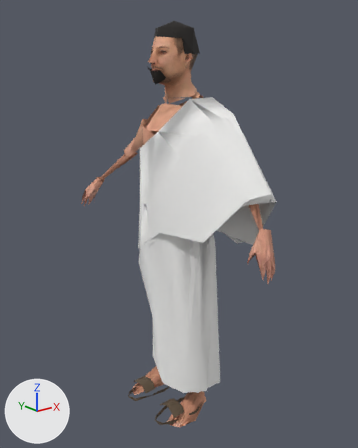
The glTF model src/VRHaji.Web/wwwroot/assets/characters/crowd/man-far.glb, before and after one commit.
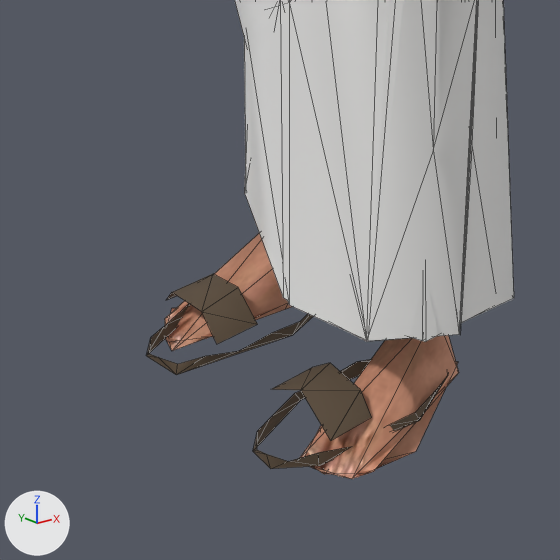
Each version is shown whole from a camera (50 mm lens) standing at (-1.34, -1.728, 1.614) and looking at (0.045, 0.004, 0.922), then close up on the part from 25% to 65% of the width and 69% to 100% of the height. The axes (+X, +Y, +Z) are drawn at lower left. The lights are the same throughout. The older version's two pictures come first. The close-ups show mesh edges as thin lines. Where no turn or scale is listed for an object, it has been applied to the vertices.

The scene before the commit, as lines of its bpy script (objects in view):
```python
ob_ihram_izar = bpy.data.objects.new('Ihram_Izar', me_ihram_izar_001)
ob_ihram_izar.location = (0.0, -0.001, 0.895)
ob_sandal_l = bpy.data.objects.new('Sandal_L', me_sandal_l)
ob_sandal_l.location = (0.0, -0.001, 0.895)
ob_sandal_r = bpy.data.objects.new('Sandal_R', me_sandal_r)
ob_sandal_r.location = (0.0, -0.001, 0.895)
ob_sandal_strap_l = bpy.data.objects.new('Sandal_Strap_L', me_sandal_strap_l)
ob_sandal_strap_l.location = (0.0, -0.001, 0.895)
ob_sandal_strap_r = bpy.data.objects.new('Sandal_Strap_R', me_sandal_strap_r)
ob_sandal_strap_r.location = (0.0, -0.001, 0.895)
# also in view: 'Skin_Feet' at (-0.014, -0.002, 0.076)
```
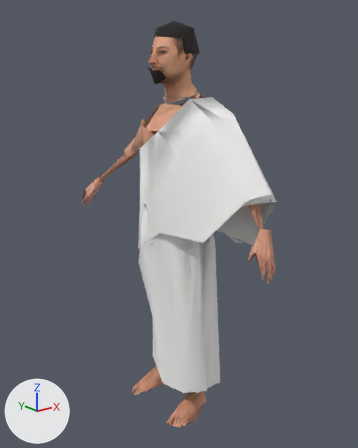
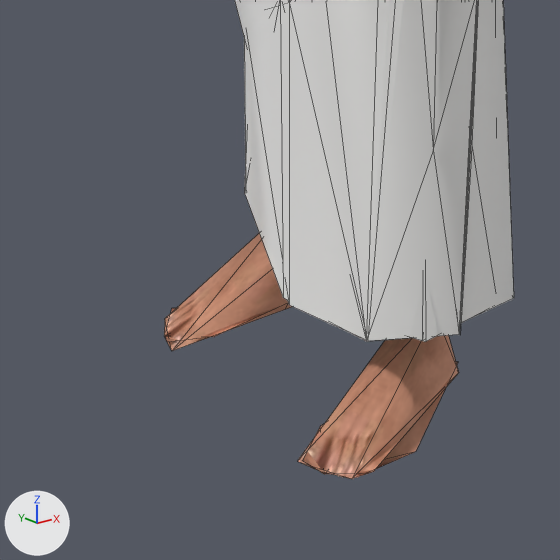
Pixel boxes (x1, y1, x2, y2) of what changed, in the close-ups (560 x 560 px):
'Sandal_Strap_L', deleted (brown): before (273, 363, 371, 440)
'Sandal_Strap_R', deleted (brown): before (166, 274, 257, 344)
'Sandal_L', deleted: before (253, 360, 448, 469)
'Sandal_R', deleted: before (146, 304, 313, 375)

Diff of the bpy script that builds the scene:
```diff
--- a/src/VRHaji.Web/wwwroot/assets/characters/crowd/man-far.glb.py
+++ b/src/VRHaji.Web/wwwroot/assets/characters/crowd/man-far.glb.py
@@ ob_sandal_l @@
-ob_sandal_l = bpy.data.objects.new('Sandal_L', me_sandal_l)
-ob_sandal_l.location = (0.0, -0.001, 0.895)
@@ ob_sandal_r @@
-ob_sandal_r = bpy.data.objects.new('Sandal_R', me_sandal_r)
-ob_sandal_r.location = (0.0, -0.001, 0.895)
@@ ob_sandal_strap_l @@
-ob_sandal_strap_l = bpy.data.objects.new('Sandal_Strap_L', me_sandal_strap_l)
-ob_sandal_strap_l.location = (0.0, -0.001, 0.895)
@@ ob_sandal_strap_r @@
-ob_sandal_strap_r = bpy.data.objects.new('Sandal_Strap_R', me_sandal_strap_r)
-ob_sandal_strap_r.location = (0.0, -0.001, 0.895)
```
